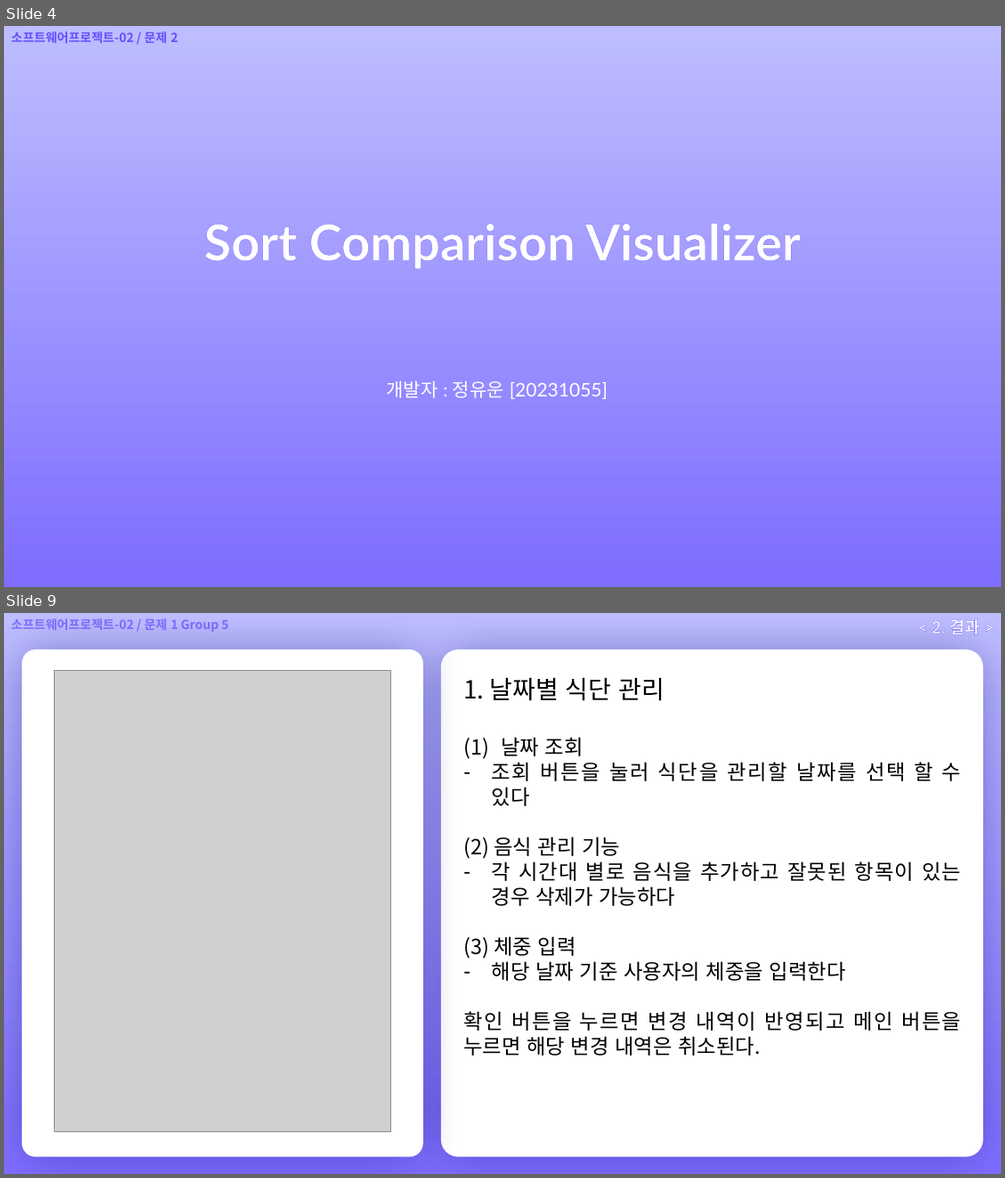
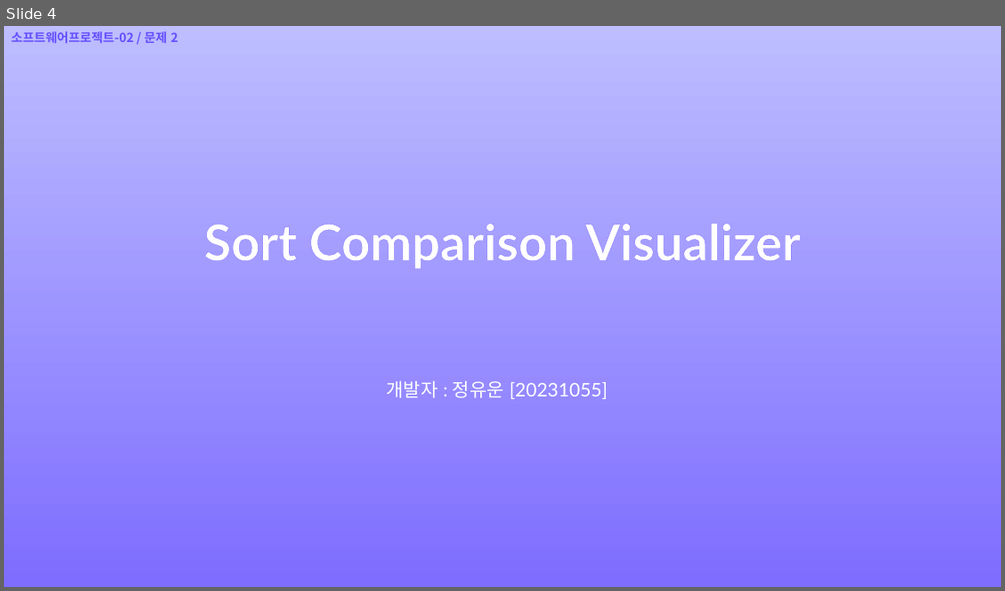
Before and after one commit to Ovie-hex/Software-Project-P2-Sort1055, a slide deck: [문제 2] 문서 기록/[문제 2] 발표자료 탬플릿 [20231055 정유운].pptx. Shown one above the other, each under a label of ours: slides 4 and 9 before the commit, slide 4 after it; the slides between them are not shown. The pictures are 1005x1178 and 1005x591 pixels, drawn with LibreOffice and Linux fonts; fonts in the diff are those of the drawing; grey boxes stand for pictures; background and template pictures are left out. Boxes give left, top, right and bottom in pixels: in the first picture for what was removed or moved away, otherwise in the second. Text is boxed around its words. In the diff, an @@ line names an element or a change of style, - is before the commit and + after.

```diff
--- a/[문제 2] 문서 기록/[문제 2] 발표자료 탬플릿 [20231055 정유운].pptx
+++ b/[문제 2] 문서 기록/[문제 2] 발표자료 탬플릿 [20231055 정유운].pptx
@@ slide 9 removed at [4,613,1001,1174], background picture (left out) @@
@@ text removed at [11,618,228,632] @@
-소프트웨어프로젝트-02 / 문제 1 Group 5
@@ text removed at [931,620,979,635] @@
-< 2. 결과 >
@@ rounded rectangle removed at [22,649,423,1157] @@
@@ rounded rectangle removed at [441,649,983,1157] @@
@@ picture removed at [55,671,390,1132] @@
@@ text removed at [463,677,961,1055] @@
-1. 날짜별 식단 관리
-(1) 날짜 조회
-– 조회 버튼을 눌러 식단을 관리할 날짜를 선택 할 수 있다
-(2) 음식 관리 기능
-– 각 시간대 별로 음식을 추가하고 잘못된 항목이 있는 경우 삭제가 가능하다
-(3) 체중 입력
-– 해당 날짜 기준 사용자의 체중을 입력한다
-확인 버튼을 누르면 변경 내역이 반영되고 메인 버튼을 누르면 해당 변경 내역은 취소된다.
```
Also in this commit, not shown: 8 slides changed, 10 slides added, 6 other slides removed, 7 other files.
